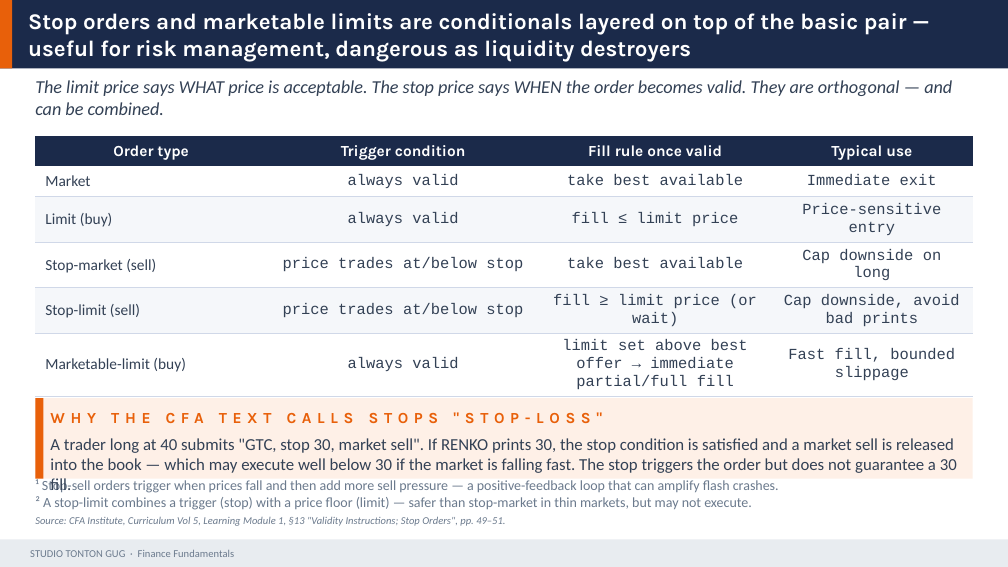
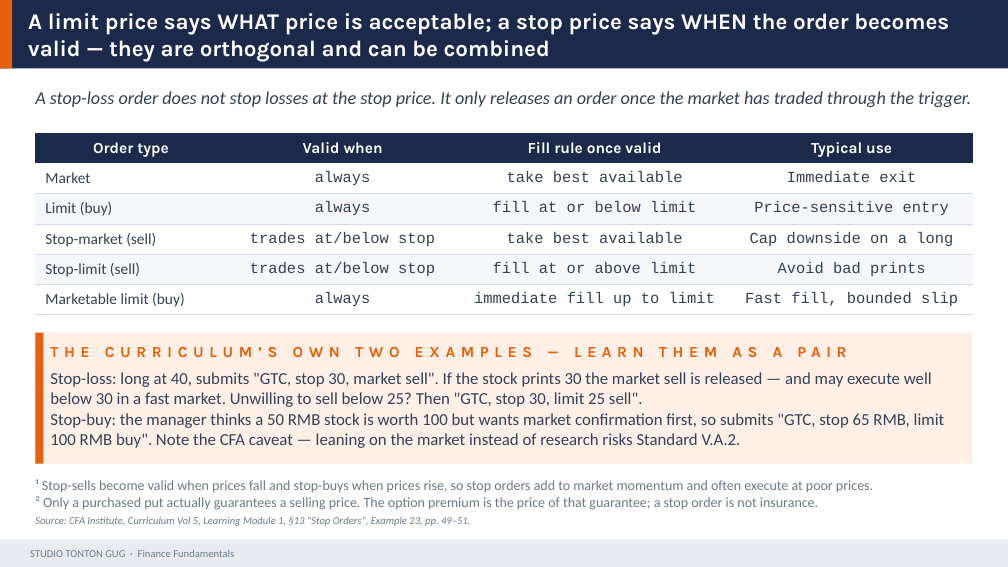
Before and after one commit to Gug4ever/Tonton_Gug_Studio, a slide deck: slide 9 of assets/finance/D11_Equity_I_Markets_Indices.pptx. Drawn at 1008x567 pixels with LibreOffice and Linux fonts; fonts in the diff are those of the drawing. Boxes give left, top, right and bottom in pixels: in the first picture for what was removed or moved away, otherwise in the second. Text is boxed around its words. In the diff, an @@ line names an element or a change of style, - is before the commit and + after.

```diff
--- a/assets/finance/D11_Equity_I_Markets_Indices.pptx
+++ b/assets/finance/D11_Equity_I_Markets_Indices.pptx
@@ text at [28,13,949,62]: text changed @@
-Stop orders and marketable limits are conditionals layered on top of the basic pair — useful for risk management, dangerous as liquidity destroyers
+A limit price says WHAT price is acceptable; a stop price says WHEN the order becomes valid — they are orthogonal and can be combined
@@ text at [35,91,971,107]: text changed @@
-The limit price says WHAT price is acceptable. The stop price says WHEN the order becomes valid. They are orthogonal — and can be combined.
+A stop-loss order does not stop losses at the stop price. It only releases an order once the market has traded through the trigger.
@@ table at [35,133,973,311] @@
-row 1, column 2: Trigger condition
+row 1, column 2: Valid when
-row 2, column 2: always valid
+row 2, column 2: always
-row 3, column 2: always valid
+row 3, column 2: always
-row 3, column 3: fill ≤ limit price
+row 3, column 3: fill at or below limit
-row 4, column 2: price trades at/below stop
+row 4, column 2: trades at/below stop
-row 4, column 4: Cap downside on long
+row 4, column 4: Cap downside on a long
-row 5: Stop-limit (sell) | price trades at/below stop | fill ≥ limit price (or wait) | Cap downside, avoid bad prints
+row 5: Stop-limit (sell) | trades at/below stop | fill at or above limit | Avoid bad prints
-row 6: Marketable-limit (buy) | always valid | limit set above best offer → immediate partial/full fill | Fast fill, bounded slippage
+row 6: Marketable limit (buy) | always | immediate fill up to limit | Fast fill, bounded slip
@@ rectangle: place and size @@
-rectangle at [35,398,973,479]
+rectangle at [35,333,973,464]
@@ rectangle: place and size @@
-rectangle at [35,398,43,479]
+rectangle at [35,333,43,464]
@@ text at [50,347,846,357]: text changed @@
-WHY THE CFA TEXT CALLS STOPS "STOP-LOSS"
+THE CURRICULUM’S OWN TWO EXAMPLES — LEARN THEM AS A PAIR
@@ text at [50,372,945,448]: text changed @@
-A trader long at 40 submits "GTC, stop 30, market sell". If RENKO prints 30, the stop condition is satisfied and a market sell is released into the book — which may execute well below 30 if the market is falling fast. The stop triggers the order but does not guarantee a 30 fill.
+Stop-loss: long at 40, submits "GTC, stop 30, market sell". If the stock prints 30 the market sell is released — and may execute well below 30 in a fast market. Unwilling to sell below 25? Then "GTC, stop 30, limit 25 sell".
+Stop-buy: the manager thinks a 50 RMB stock is worth 100 but wants market confirmation first, so submits "GTC, stop 65 RMB, limit 100 RMB buy". Note the CFA caveat — leaning on the market instead of research risks Standard V.A.2.
@@ text at [35,479,873,510]: text changed @@
-¹ Stop-sell orders trigger when prices fall and then add more sell pressure — a positive-feedback loop that can amplify flash crashes.
-² A stop-limit combines a trigger (stop) with a price floor (limit) — safer than stop-market in thin markets, but may not execute.
+¹ Stop-sells become valid when prices fall and stop-buys when prices rise, so stop orders add to market momentum and often execute at poor prices.
+² Only a purchased put actually guarantees a selling price. The option premium is the price of that guarantee; a stop order is not insurance.
@@ text at [35,517,470,526]: text changed @@
-Source: CFA Institute, Curriculum Vol 5, Learning Module 1, §13 "Validity Instructions; Stop Orders", pp. 49–51.
+Source: CFA Institute, Curriculum Vol 5, Learning Module 1, §13 "Stop Orders", Example 23, pp. 49–51.
```
Also in this commit, not shown: 24 other slides changed, 3 slides added, 2 slides removed, 9 other files.
